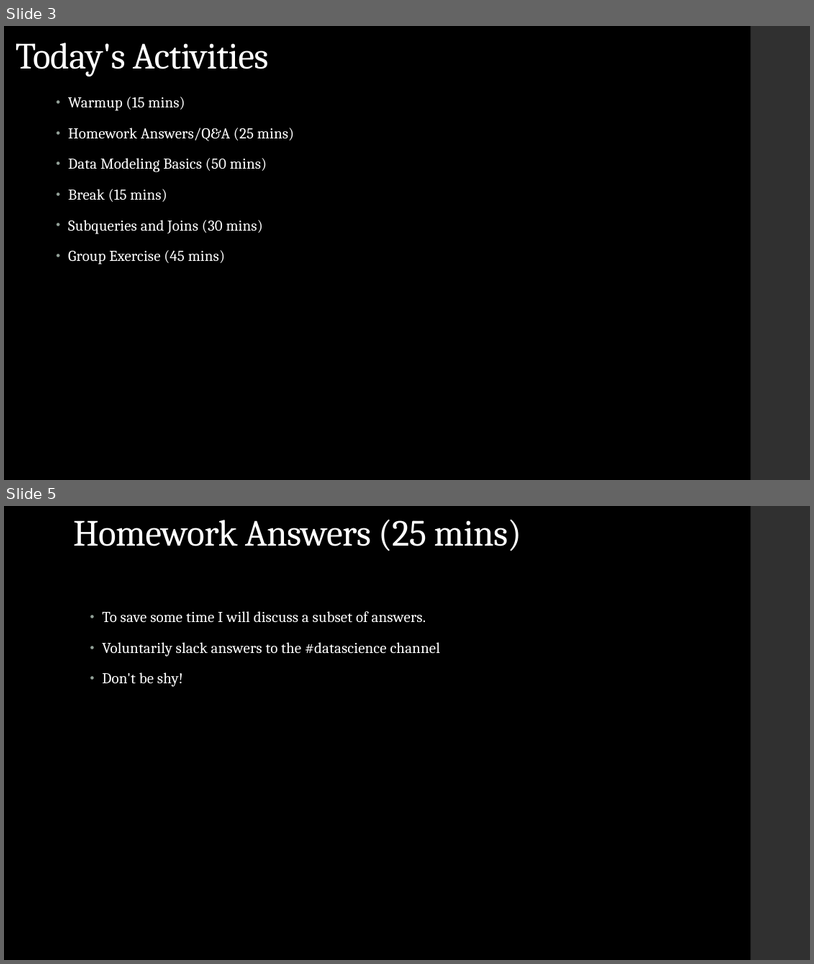
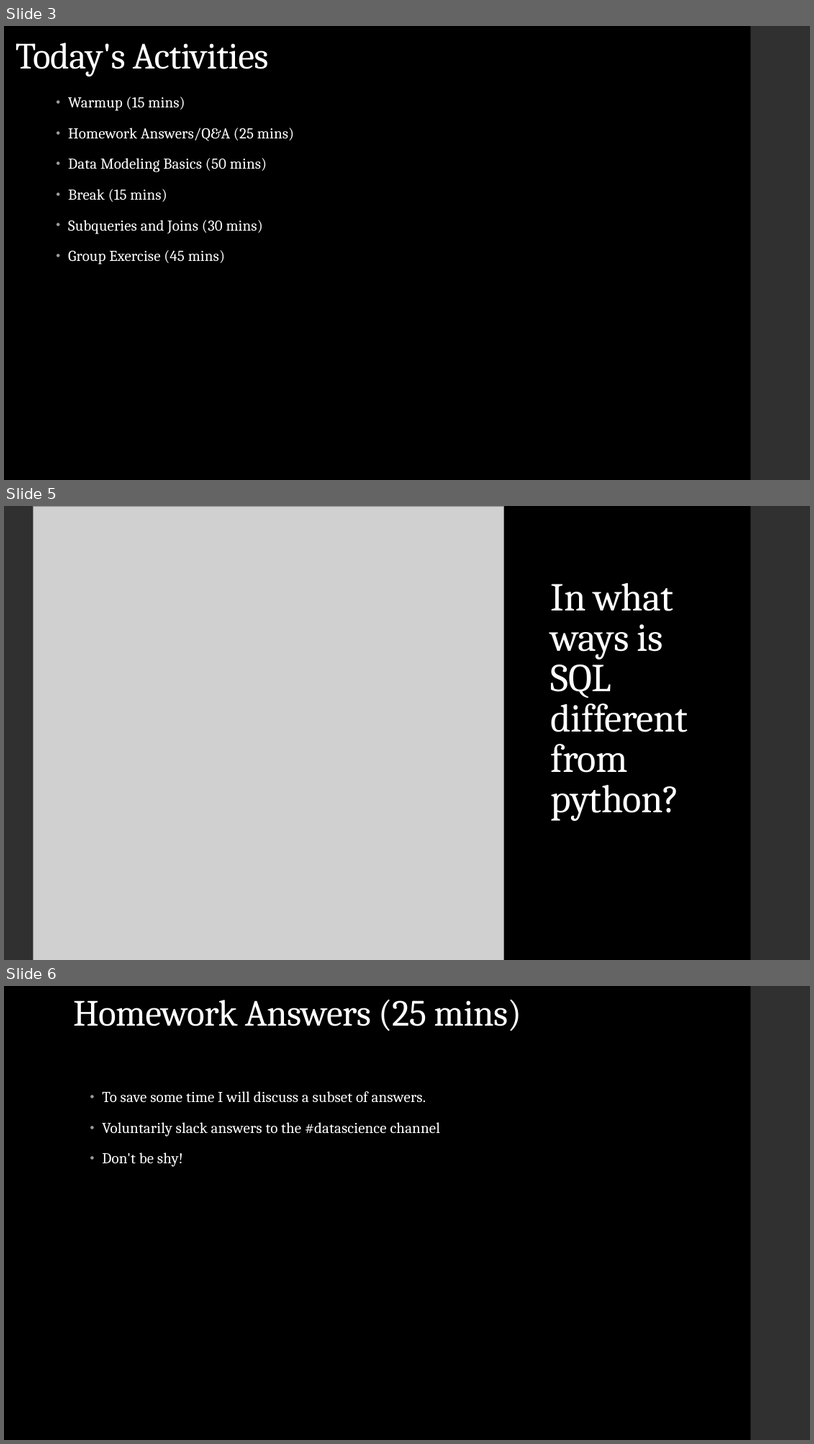
Before and after one commit to LaunchCoderGirlSTL/Data-Science-Assignments, a slide deck: course_material/week_07/week_07_presentation.pptx. Shown one above the other, each under a label of ours: slides 3 and 5 before the commit, slides 3, 5 and 6 after it; the slides between them are not shown. The pictures are 814x964 and 814x1444 pixels, drawn with LibreOffice and Linux fonts; fonts in the diff are those of the drawing; grey boxes stand for pictures. Boxes give left, top, right and bottom in pixels: in the first picture for what was removed or moved away, otherwise in the second. Text is boxed around its words. In the diff, an @@ line names an element or a change of style, - is before the commit and + after.

```diff
--- a/course_material/week_07/week_07_presentation.pptx
+++ b/course_material/week_07/week_07_presentation.pptx
@@ slide 5 added at (x1=4, y1=506, x2=810, y2=960), background #000000 @@
@@ rectangle added at (x1=4, y1=506, x2=34, y2=960), fill #303030 @@
@@ picture added at (x1=33, y1=506, x2=504, y2=960) @@
@@ rectangle added at (x1=751, y1=506, x2=810, y2=960), fill #303030 @@
@@ title added at (x1=551, y1=583, x2=688, y2=821), 47 pt, text #FFFFFF @@
+In what ways is SQL different from python?
@@ what was slide 5 is now slide 6 @@
```
Also in this commit, not shown: 2 slides changed, 3 other files.
